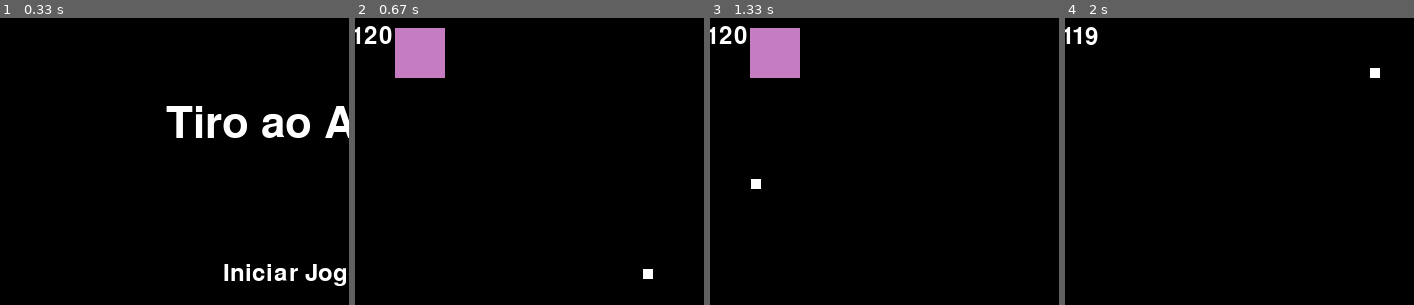
Above: before the commit, frames 1-4 (left to right).
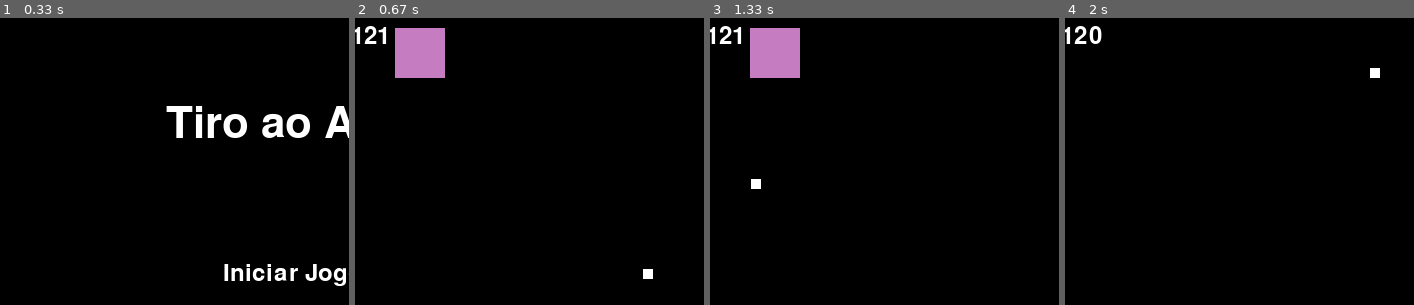
Above: after the commit, the same moments.

Repository: RafaelDella/TDE_PyGame
Game: pygame game, started from main.py
Two runs of this game, one before a commit and one after it. Both use one fixed random seed, a clock stepped at 60 frames per second and the inputs below.
Inputs (mouse positions are % of the whole screen's width and height, from its top left):
- Up to frame 1 (0.33 s): no input
- Up to frame 2 (0.67 s): click (57, 51) at 0.38 s
- Up to frame 3 (1.33 s): click (57, 58) at 0.72 s; click (21, 35) at 1.05 s
- Up to frame 4 (2 s): click (27, 13) at 1.38 s; click (59, 16) at 1.72 s
The pictures show only the part of the screen within x 15-65%, y 7-57%; the shares and areas given below are measured in that part.

Frame 1 is identical in both runs. In frame 2, 0.2% of the frame differs, in the area x 6-11%, y 2-10%; in frame 3, 0.2%; in frame 4, 0.4%, in the area x 2-11%, y 2-10%.

Commit message:
atualização no timer

Diff:
--- a/main.py
+++ b/main.py
@@ -94,7 +94,7 @@
 
 criar_alvos()
 
-timer = 120
+timer = 121
 clock = pygame.time.Clock()
 start_time = pygame.time.get_ticks()
 
